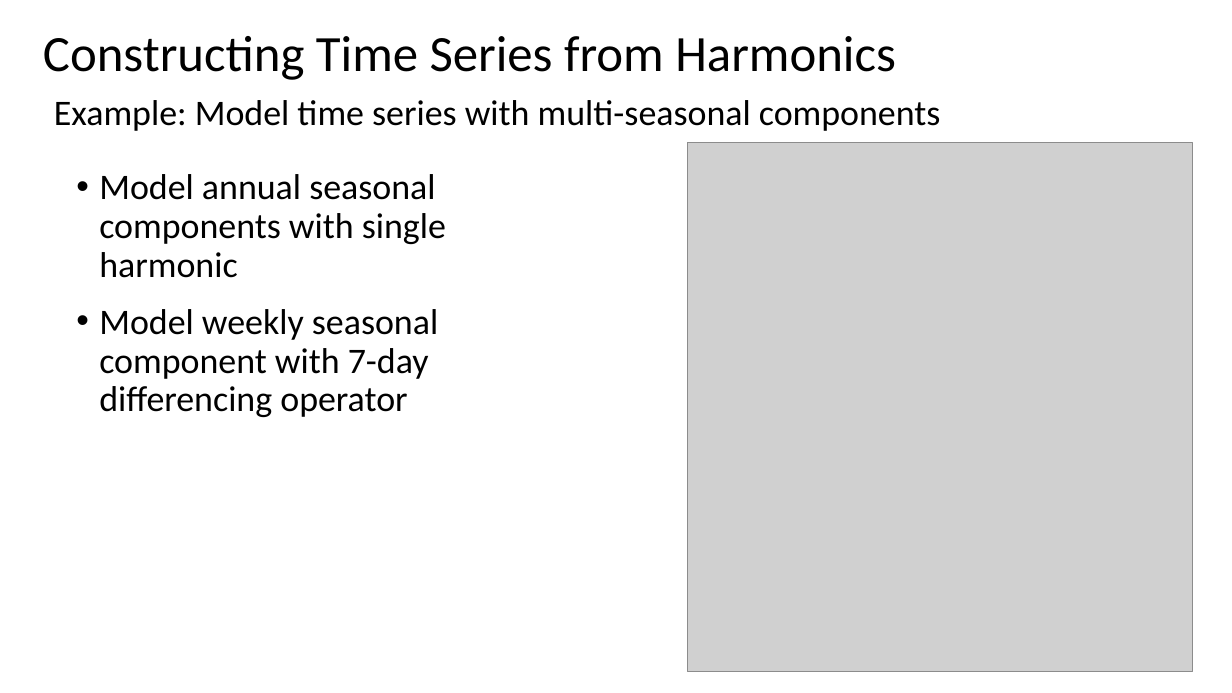
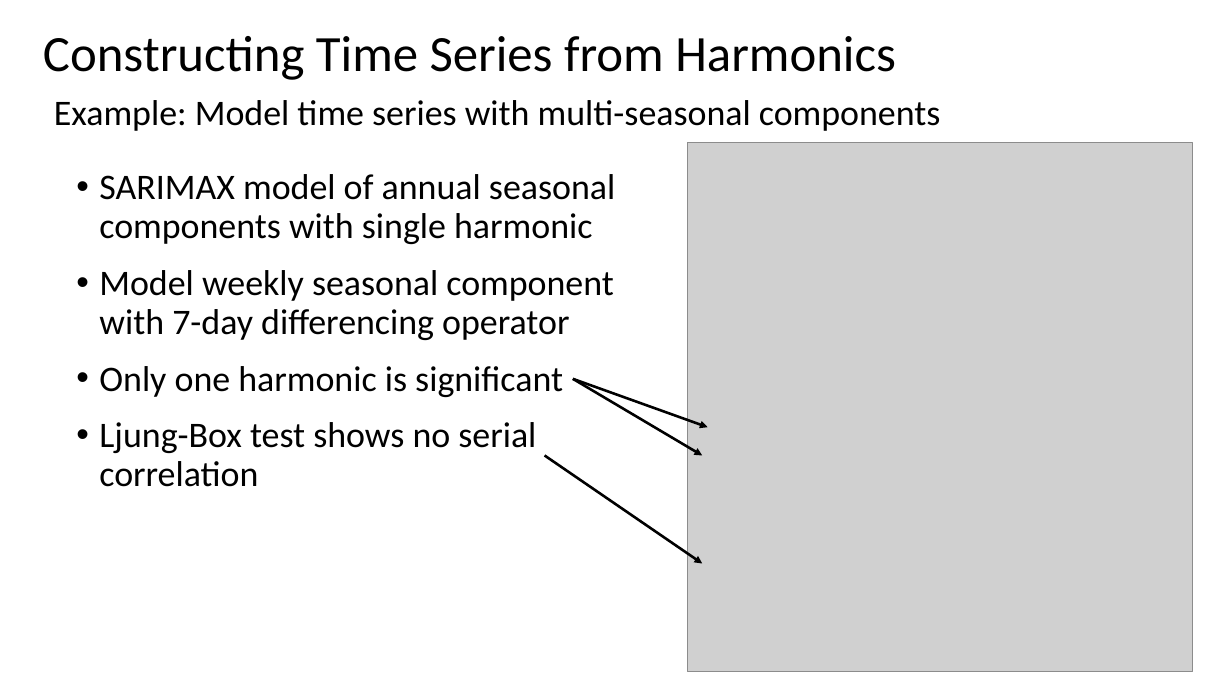
Before and after one commit to StephenElston/CSCI-E-83, a slide deck: slide 19 of LectureSlides/14_ComplexTimeSeries.pptx. Drawn at 1232x693 pixels with LibreOffice and Linux fonts; fonts in the diff are those of the drawing; grey boxes stand for pictures. Boxes give left, top, right and bottom in pixels: in the first picture for what was removed or moved away, otherwise in the second. Text is boxed around its words. In the diff, an @@ line names an element or a change of style, - is before the commit and + after.

```diff
--- a/LectureSlides/14_ComplexTimeSeries.pptx
+++ b/LectureSlides/14_ComplexTimeSeries.pptx
@@ text at [99,174,615,244]: text changed @@
-• Model annual seasonal components with single harmonic
+• SARIMAX model of annual seasonal components with single harmonic
@@ text at [99,366,563,487]: paragraphs added @@
+• Only one harmonic is significant
+• Ljung-Box test shows no serial correlation
@@ arrow added from (573, 379) to (708, 427), #000000 2 pt @@
@@ arrow added from (573, 379) to (702, 456), #000000 2 pt @@
@@ arrow added from (544, 456) to (702, 564), #000000 2 pt @@
```
Also in this commit, not shown: 6 other slides changed, 1 slide added, 1 slide removed.
